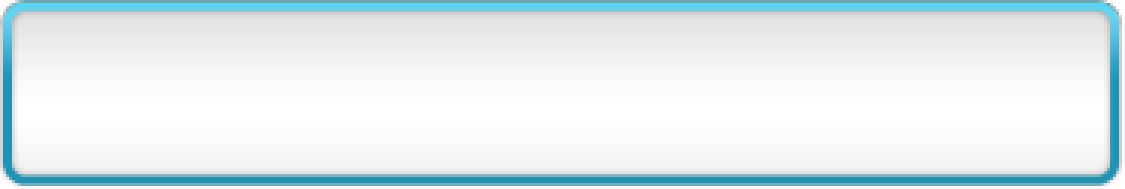
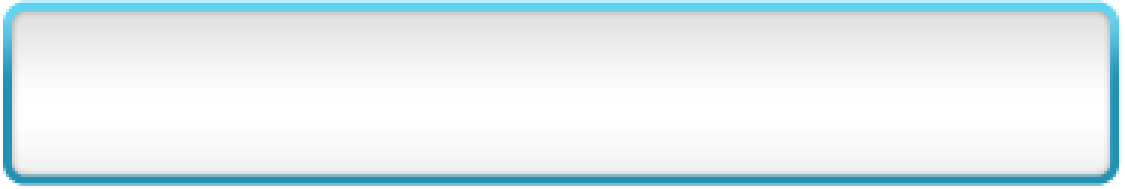
Two versions of the same layered image (1125px x 189px). Layer-by-layer changes:
hid "Default" over [3, 3, 1122, 186]
